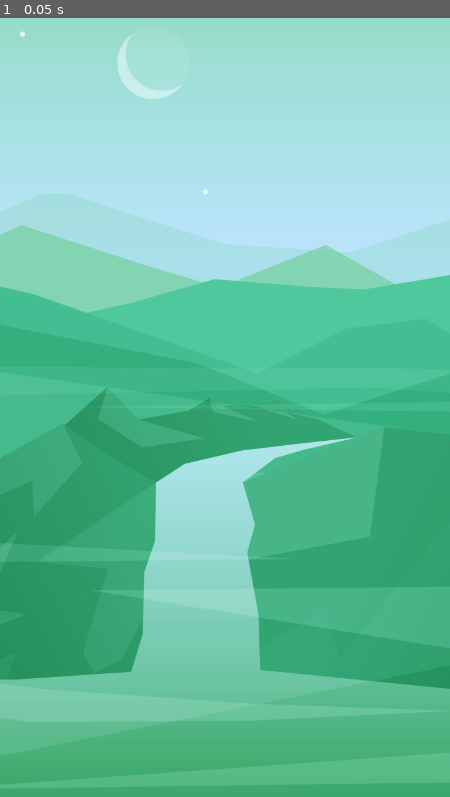
Above: before the commit, frame 1.
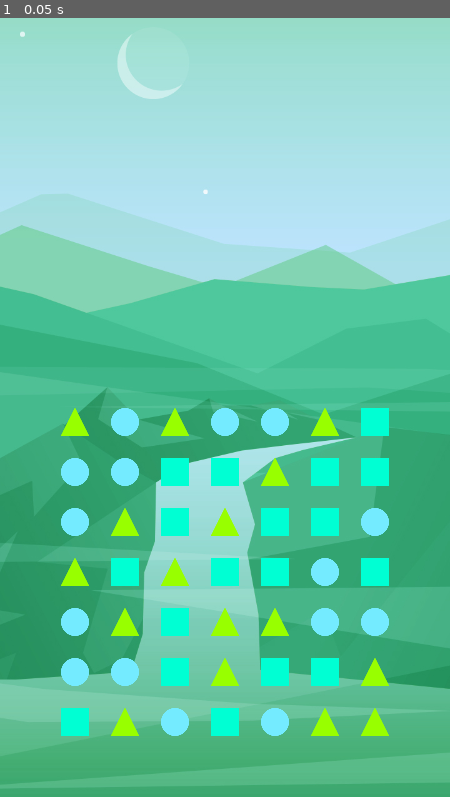
Above: after the commit, the same moment.

Repository: Harold-Kalvin/negatex
Game: Godot game, scene res://scenes/Main.tscn
The game is run twice, just before and just after one commit, with the same random seed, the same clock (stepped at 60 frames per second) and the same inputs.
Inputs:
- Up to frame 1 (0.05 s): no input

The runs differ from the first frame. In frame 1, 8.6% of the frame differs, in the area x 13-87%, y 50-93%.
Error before the commit: Parse Error: Variable "possible_tiles" already exists in this class (at line: 18). (res://scripts/Grid.gd:34)

Commit message:
remove and drop tiles after a combination selection

Diff:
--- a/scenes/tiles/Tile.tscn
+++ b/scenes/tiles/Tile.tscn
@@ -7,3 +7,7 @@
 
 [node name="Sprite" type="Sprite" parent="."]
 scale = Vector2( 0.35, 0.35 )
+
+[node name="ScaleTween" type="Tween" parent="."]
+
+[node name="MoveTween" type="Tween" parent="."]
--- a/scripts/Combination.gd
+++ b/scripts/Combination.gd
@@ -28,3 +28,37 @@
         if !hashes.has(hash(tile)):
             return false
     return true
+
+
+func get_min_col():
+    return _min_arr([tile1.col, tile2.col, tile3.col, tile4.col])
+
+
+func get_max_col():
+    return _max_arr([tile1.col, tile2.col, tile3.col, tile4.col])
+
+
+func get_min_row():
+    return _min_arr([tile1.row, tile2.row, tile3.row, tile4.row])
+
+
+func get_max_row():
+    return _max_arr([tile1.row, tile2.row, tile3.row, tile4.row])
+
+
+func _min_arr(arr):
+    var min_val = arr[0]
+
+    for i in range(1, arr.size()):
+        min_val = min(min_val, arr[i])
+
+    return min_val
+
+
+func _max_arr(arr):
+    var max_val = arr[0]
+
+    for i in range(1, arr.size()):
+        max_val = max(max_val, arr[i])
+
+    return max_val
--- a/scripts/Grid.gd
+++ b/scripts/Grid.gd
@@ -24,27 +24,33 @@
 # will contain all the tiles
 var grid = []
 
+# will contain the positions (Vector2) of the tiles above the grid
+var grid_above = []
+
 # unique hash as key / combination object as value
 var combinations = {}
 
 # list of selected tiles (that are part of a combination)
 var selected_tiles = []
 
-# different types of tiles
-var possible_tiles = [
-    preload("res://scenes/tiles/CircleTile.tscn"),
-    preload("res://scenes/tiles/SquareTile.tscn"),
-    preload("res://scenes/tiles/TriangleTile.tscn"),
-]
+# list of tiles that were removed
+var removed_tiles = []
+
+# list of tiles that were moved
+var moved_tiles = []
 
 # input related vars
 var grid_position_on_touch = null
+
+# animation related
+var is_animating = false
 
 
 func _ready():
     randomize()
     grid = init_grid()
     shuffle()
+    display_tiles()
 
 
 func init_grid():
@@ -78,7 +84,6 @@
                 while chain_exists(i, j, tile.type):
                     tile = get_random_tile()
                 # add it to grid
-                add_child(tile)
                 tile.init(i, j)
                 tile.position = get_pixel_position(i, j)
                 grid[i][j] = tile
@@ -90,6 +95,7 @@
 func shuffle():
     var current_grid = clone_grid(grid)
     var added_tiles = []
+    combinations = {}
     # make sure there are at least 5 combinations in the grid
     while combinations.size() < 5:
         # free tiles added in the previous iteration and restore current grid state
@@ -103,6 +109,12 @@
         identify_combinations()
 
 
+func display_tiles():
+    for col in grid:
+        for tile in col:
+            add_child(tile)
+
+
 func get_random_tile():
     var rand = floor(rand_range(0, possible_tiles.size()))
     return possible_tiles[rand].instance()
@@ -137,7 +149,7 @@
 func _input(event):
     if event is InputEventScreenTouch:
         var grid_position = get_grid_position(event.position.x, event.position.y)
-        if within_grid_range(grid_position.x, grid_position.y):
+        if !is_animating && within_grid_range(grid_position.x, grid_position.y):
             # on touch, keep grid_position in memory
             if event.pressed:
                 grid_position_on_touch = grid_position
@@ -146,6 +158,14 @@
                 # select the tile
                 var tile = grid[grid_position.x][grid_position.y]
                 select_tile(tile)
+                # check if a combination has been selected (4 tiles)
+                if len(selected_tiles) == 4:
+                    # process grid (remove tiles etc.)
+                    remove_combination_tiles()
+                    move_existing_tiles()
+                    generate_new_tiles()
+                    # animate the whole process
+                    start_animations()
 
 
 func select_tile(tile):
@@ -171,6 +191,92 @@
             for selected in selected_tiles_clone:
                 selected.deselect()
                 selected_tiles.erase(selected)
+
+
+func remove_combination_tiles():
+    var comb_key = hash(selected_tiles[0]) + hash(selected_tiles[1]) + hash(selected_tiles[2]) + hash(selected_tiles[3])
+    var combination = combinations[comb_key]
+    selected_tiles.clear()
+
+    # remove the tiles from the grid
+    for col in range(combination.get_min_col(), combination.get_max_col() + 1):
+        for row in range(combination.get_min_row(), combination.get_max_row() + 1):
+            var tile = grid[col][row]
+            grid[col][row] = null
+            removed_tiles.append(tile)
+
+
+func move_existing_tiles():
+    grid_above = []
+    var i = 0
+    for col in grid:
+        var j = 0
+        var empty = []
+        for tile in col:
+            # keep empty tile in memory
+            if tile == null:
+                empty.append(Vector2(i, j))
+            # drop next non empty tile
+            else:
+                if !empty.empty():
+                    # get first (from bottom) empty tile position
+                    var new_col = empty[0].x
+                    var new_row = empty[0].y
+                    # update non empty tile position in grid
+                    tile.col = new_col
+                    tile.row = new_row
+                    grid[new_col][new_row] = tile
+                    grid[i][j] = null
+                    empty.remove(0)
+                    empty.append(Vector2(i, j))
+                    moved_tiles.append(tile)
+
+            j = j + 1
+        i = i + 1
+        grid_above.append(empty)
+
+
+func generate_new_tiles():
+    # generate the new tiles
+    shuffle()
+
+    # display those tiles above the grid
+    for col in grid_above:
+        if !col.empty():
+            var j = 0
+            for grid_pos in col:
+                var tile = grid[grid_pos.x][grid_pos.y]
+                tile.position = get_pixel_position(grid_pos.x, rows + j)
+                moved_tiles.append(tile)
+                j = j + 1
+
+    display_tiles()
+
+
+func start_animations():
+    # animations starting
+    is_animating = true
+
+    # tiles removal animation
+    var last_tile = removed_tiles.pop_back()
+    for tile in removed_tiles:
+        tile.remove()
+
+    # wait until last animation has completed
+    yield(last_tile.remove(), "completed")
+    removed_tiles.clear()
+
+    # tiles moving animation
+    last_tile = moved_tiles.pop_back()
+    for tile in moved_tiles:
+        tile.move(get_pixel_position(tile.col, tile.row))
+
+    # wait until last animation has completed
+    yield(last_tile.move(get_pixel_position(last_tile.col, last_tile.row)), "completed")
+    moved_tiles.clear()
+
+    # animations ending
+    is_animating = false
 
 
 func identify_combinations():
@@ -220,3 +326,16 @@
             if grid[i][tile.row] && grid[i][tile.row].type == tile.type:
                 tiles.append(grid[i][tile.row])
     return tiles
+
+
+func dump_grid():
+    print("\n")
+    for col in grid:
+        var arr = []
+        for tile in col:
+            if tile:
+                arr.append(tile.type)
+            else:
+                arr.append(tile)
+        print(arr)
+    print("\n")
--- a/scripts/Tile.gd
+++ b/scripts/Tile.gd
@@ -6,9 +6,14 @@
 var row
 var selected = false
 
+# nodes
+var scale_tween;
+var move_tween;
+
 
 func _ready():
-    pass # Replace with function body.
+    scale_tween = $ScaleTween
+    move_tween = $MoveTween
 
 
 func init(new_col, new_row):
@@ -24,3 +29,16 @@
 func deselect():
     selected = false
     print("deselect %s -> %s" % [self, type])
+
+
+func remove():
+    scale_tween.interpolate_property(self, "scale", self.scale, Vector2(0, 0), 0.5, Tween.TRANS_ELASTIC, Tween.EASE_IN_OUT)
+    scale_tween.start()
+    yield(scale_tween, "tween_completed")
+    self.queue_free()
+
+
+func move(new_pos):
+    move_tween.interpolate_property(self, "position", self.position, new_pos, 0.1, Tween.TRANS_LINEAR, Tween.EASE_OUT)
+    move_tween.start()
+    yield(move_tween, "tween_completed")
